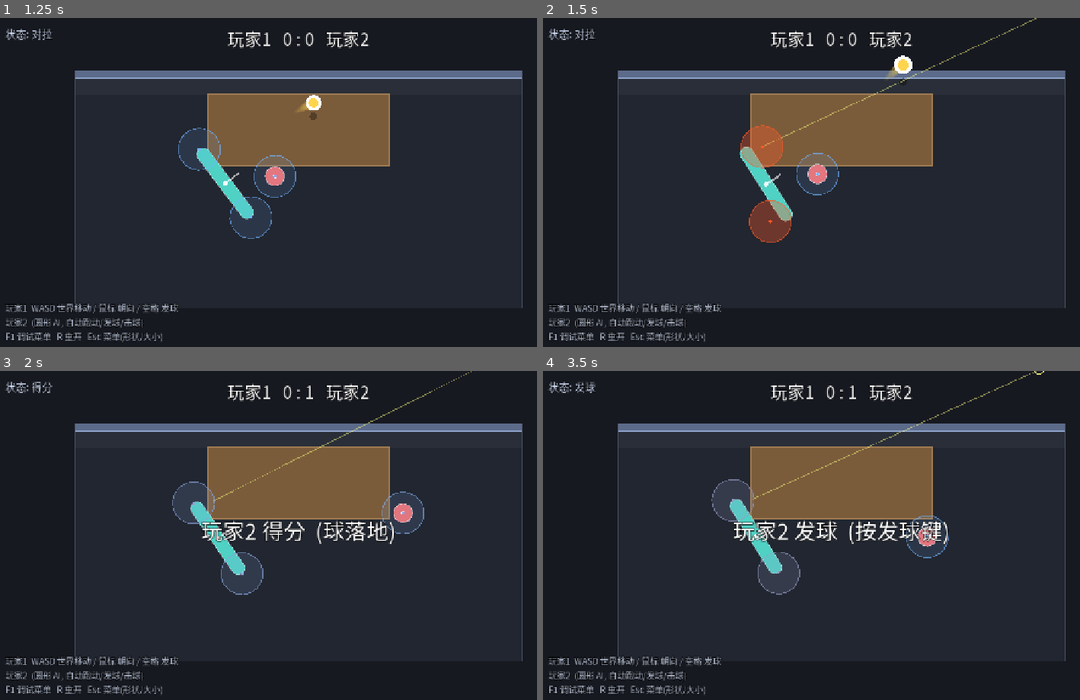
Above: before the commit, frames 1-4 (two rows, left to right).
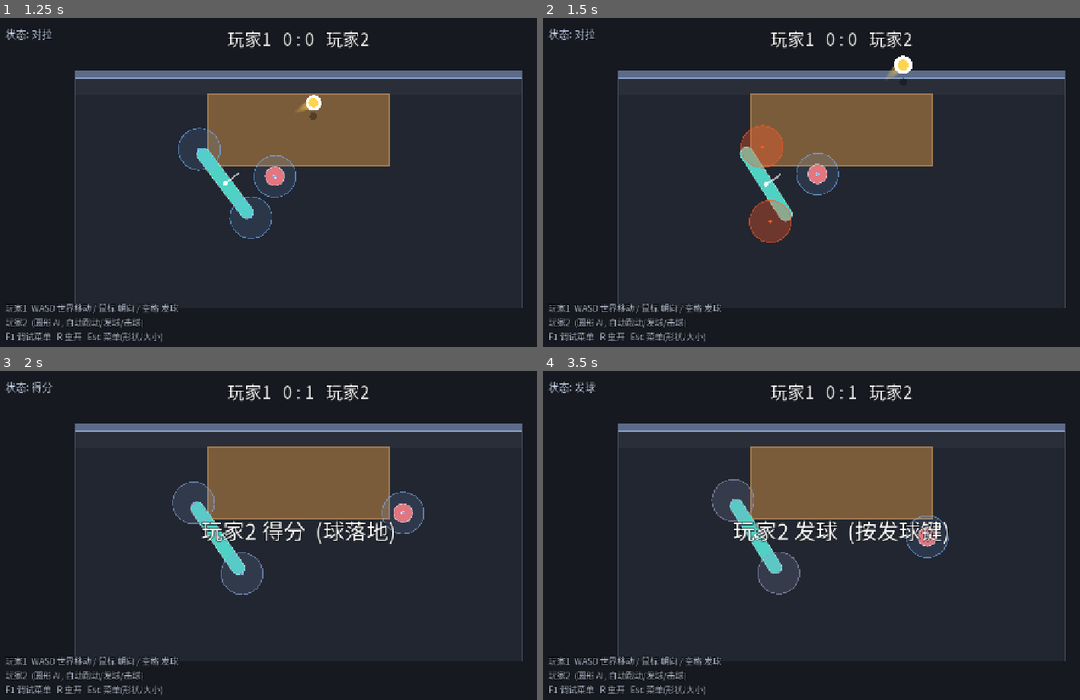
Above: after the commit, the same moments.

Repository: shuperidou/BMA-Arena
Game: Godot game, scene res://scenes/Main.tscn
Same seed, same stepped clock (60 frames per second), same inputs: the game is played once before the commit and once after it.
Inputs (mouse positions are in pixels of both pictures, inside the frame that each line leads up to):
- Up to frame 1 (1.25 s): tap Enter at 0.5 s; move the mouse to (434, 172) at 0.52 s; hold D from 0.53 s (still down); tap P at 0.6 s; click (434, 172) at 0.67 s; tap Space at 0.77 s
- Up to frame 2 (1.5 s): release D at 1.25 s; drag from (720, 205) to (811, 258) at 1.27 s
- Up to frame 3 (2 s): no input
- Up to frame 4 (3.5 s): move the mouse to (902, 466) at 2.02 s; hold D 2.03-2.75 s; tap 2 at 2.1 s; tap P at 2.3 s; tap Space at 2.75 s; drag from (811, 611) to (661, 489) at 2.77 s

Frame 1 is identical in both runs. In frame 2, 0.2% of the frame differs, in the area x 41-92%, y 0-40%; in frame 3, 0.1%; in frame 4, 0.2%, in the area x 39-94%, y 0-40%.

Commit message:
Revert "feat(feel): landing prediction line - while dragging, preview the shot trajectory + landing (same formula as HitSystem, no state change). Toggle: F1 menu key P (GameConfig.debug_show_preview)"
This reverts commit ae9f6b24b7e81ddeedeb3567f626aa9f881126c7.

Diff:
--- a/scripts/autoload/game_config.gd
+++ b/scripts/autoload/game_config.gd
@@ -326,7 +326,6 @@
 var debug_show_zones: bool = true    ## 6: 场地 / 桌 / 墙
 var debug_show_block_hud: bool = true ## 7: 屏幕上方 阻挡/救球 文字提示
 var debug_ai_smash: bool = true       ## 8: AI 也使用扣杀 (默认开, F1 可关)
-var debug_show_preview: bool = true    ## 击球落点预测线 (玩家拖动时显示预计轨迹+落点)
 
 # ============================================================
 #  K. 输入 (physical keycodes)
--- a/scripts/core/main.gd
+++ b/scripts/core/main.gd
@@ -111,9 +111,6 @@
 		KEY_0:
 			if debug_layer.enabled:
 				_toggle_flag("ai_save_enabled")
-		KEY_P:
-			if debug_layer.enabled:
-				_toggle_flag("debug_show_preview")
 		KEY_R:
 			match_ref.restart()
 		KEY_1:
--- a/scripts/player/player_controller.gd
+++ b/scripts/player/player_controller.gd
@@ -65,9 +65,6 @@
 var _prev_drag_valid: bool = false
 var _body_color: Color = Color(0.31, 0.82, 0.77)
 var _shape_poly: CollisionPolygon2D = null  ## 形状碰撞体 (与显示完全同步)
-var _preview_pts: PackedVector2Array = PackedVector2Array()  ## 击球落点预测折线 (世界坐标)
-var _preview_land: Vector2 = Vector2.ZERO                   ## 预测落点
-var _preview_has: bool = false                              ## 是否有有效预测可画
 var _circle_body: bool = false              ## 圆身模式 (AI vs AI 里让 P1 与 P2 一样是圆)
 var _circle_shape: CollisionShape2D = null  ## 圆身模式的碰撞体 (半径与圆形 AI 相同)
 
@@ -290,7 +287,6 @@
 		drag_rad = clampf(dx * GameConfig.drag_rot_sensitivity,
 			-GameConfig.drag_rot_max, GameConfig.drag_rot_max)
 	_recenter_body(state, step, GameConfig.table_center, drag_rad)
-	_compute_preview()
 
 ## 强回正: 快速转向"面向桌中心" (drag_rad = 鼠标拖动带来的小偏角; AI 传 0)。
 func _recenter_body(state: PhysicsDirectBodyState2D, step: float, aim_point: Vector2, drag_rad: float) -> void:
@@ -312,57 +308,6 @@
 	var l: float = _shape_half()
 	hit_points[0].position = Vector2(0.0, -l) + hit_zone_offset_local  # 前端 A
 	hit_points[1].position = Vector2(0.0, l) - hit_zone_offset_local   # 后端 B
-
-## 击球落点预测: 用当前挥速(与 HitSystem 同公式)算出球被击后的水平折线(含一次墙反射) + 落点。
-## 仅供玩家"看得见会打向哪、多用力", 不改任何状态。
-func _compute_preview() -> void:
-	_preview_has = false
-	if not GameConfig.debug_show_preview or ai_enabled or input_scheme == null or hit_points.is_empty():
-		return
-	if ball == null or ball.state != GameTypes.BallState.LIVE or not input_scheme.is_dragging():
-		return
-	var zone: HitPoint = hit_points[0]
-	var facing: Vector2 = Vector2.RIGHT.rotated(rotation)
-	var perp: Vector2 = facing.rotated(PI * 0.5)
-	var ref: float = maxf(GameConfig.hit_zone_speed_ref, 1.0)
-	var zv: Vector2 = zone.swing_velocity
-	var v_along: float = zv.dot(facing)
-	var v_perp: float = zv.dot(perp)
-	var t: float = clampf(absf(v_along) / ref, 0.0, 1.0)
-	var strength: float = pow(t, maxf(GameConfig.hit_speed_curve, 0.05))
-	var speed: float = lerpf(GameConfig.hit_speed_min, GameConfig.hit_speed_max, strength)
-	var zspeed: float = zv.length()
-	var swing: Vector2 = zv / zspeed if zspeed > 1.0 else Vector2.ZERO
-	var outward: Vector2 = zone.global_position - global_position
-	outward = outward.normalized() if outward.length() > 1.0 else facing
-	var bias: Vector2 = outward * GameConfig.position_bias_weight + swing
-	var raw_dir: Vector2 = (facing + bias * GameConfig.hit_direction_strength).normalized()
-	var perp_t: float = clampf(v_perp / ref, -1.0, 1.0)
-	var vz: float = clampf(GameConfig.hit_vz_v0 + perp_t * GameConfig.hit_vz_perp_gain,
-		GameConfig.hit_vz_min, GameConfig.hit_vz_max)
-	var from: Vector2 = zone.global_position
-	var z0: float = maxf(ball.z, GameConfig.table_z)
-	var g: float = maxf(GameConfig.ball_gravity, 1.0)
-	var dsc: float = vz * vz + 2.0 * g * (z0 - GameConfig.table_z)
-	var t_land: float = (vz + sqrt(maxf(dsc, 0.0))) / g
-	if t_land <= 0.001:
-		return
-	var wall_y: float = GameConfig.wall_inner_y()
-	var pts := PackedVector2Array()
-	pts.append(from)
-	var land: Vector2 = from + raw_dir * speed * t_land
-	if raw_dir.y < -0.0001:
-		var tw: float = (wall_y - from.y) / raw_dir.y
-		if tw > 0.0 and tw < t_land:
-			var wp: Vector2 = from + raw_dir * speed * tw
-			pts.append(wp)
-			var rdir := Vector2(raw_dir.x, -raw_dir.y)
-			land = wp + rdir * speed * (t_land - tw)
-	pts.append(land)
-	_preview_pts = pts
-	_preview_land = land
-	_preview_has = true
-	queue_redraw()
 
 ## 期望的世界移动方向 (默认来自输入; ai_enabled 时由 AI 决定)。
 func _desired_move_dir(state: PhysicsDirectBodyState2D) -> Vector2:
@@ -440,13 +385,6 @@
 	return float(Time.get_ticks_msec()) / 1000.0
 
 func _draw() -> void:
-	if _preview_has:
-		var lp := PackedVector2Array()
-		for w in _preview_pts:
-			lp.append(to_local(w))
-		if lp.size() >= 2:
-			draw_polyline(lp, Color(1, 1, 0.5, 0.45), 2.0)
-		draw_arc(to_local(_preview_land), 9.0, 0.0, TAU, 20, Color(1, 1, 0.5, 0.85), 2.0)
 	if _circle_body:
 		draw_circle(Vector2.ZERO, 20.0, _body_color)
 		draw_arc(Vector2.ZERO, 20.0, 0.0, TAU, 32, Color(1, 1, 1, 0.5), 2.0)
--- a/scripts/ui/hud.gd
+++ b/scripts/ui/hud.gd
@@ -76,8 +76,7 @@
 		+ " 7  阻挡/救球提示: %s\n" % _mark(GameConfig.debug_show_block_hud) \
 		+ " 8  AI扣杀: %s\n" % _mark(GameConfig.debug_ai_smash) \
 		+ " 9  AI多样化: %s\n" % _mark(GameConfig.ai_diverse) \
-		+ " 0  AI救球: %s\n" % _mark(GameConfig.ai_save_enabled) \
-		+ " P  落点预测线: %s" % _mark(GameConfig.debug_show_preview)
+		+ " 0  AI救球: %s" % _mark(GameConfig.ai_save_enabled)
 
 func _mark(b: bool) -> String:
 	return "开" if b else "关"
